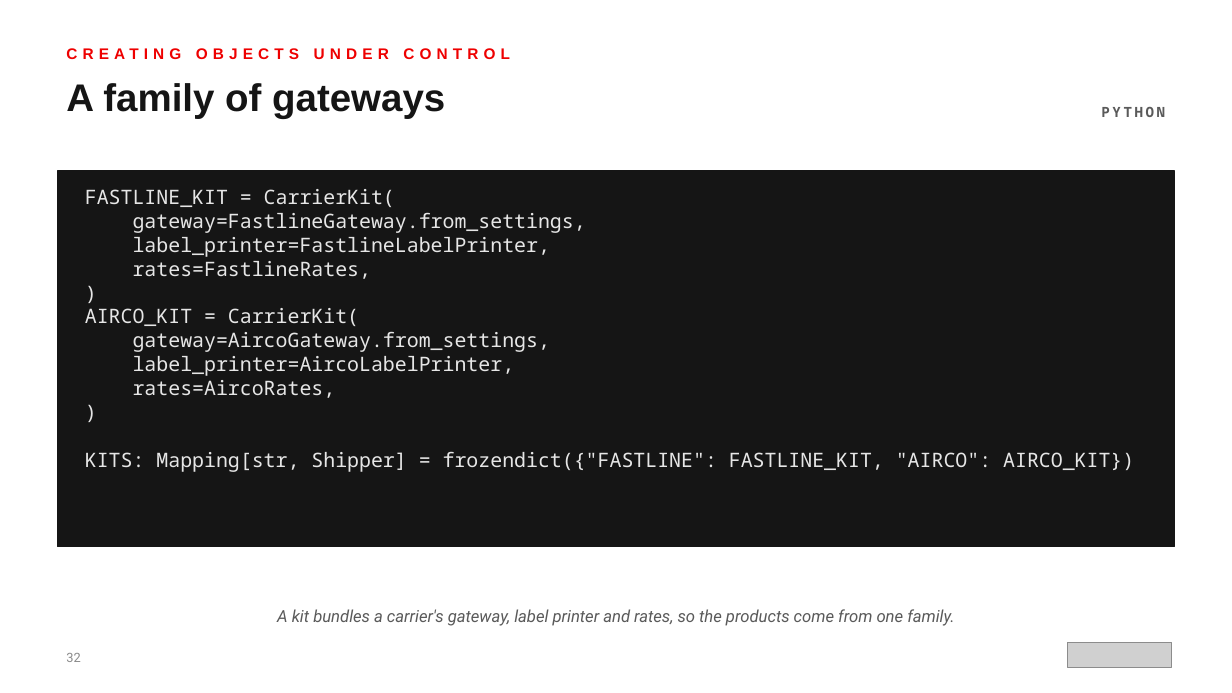
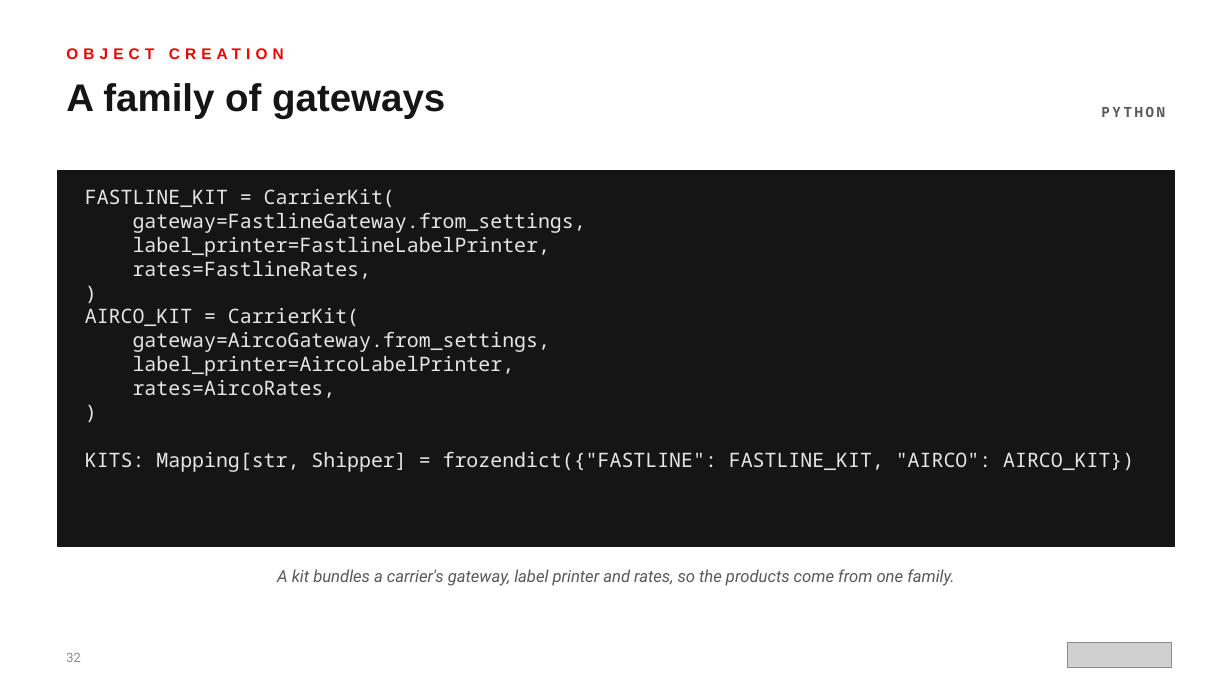
Before and after one commit to patterncatalyst/design-patterns-with-python, a slide deck: slide 32 of presentation/design-patterns-with-python-101-patterns-and-solid.pptx. Drawn at 1232x693 pixels with LibreOffice and Linux fonts; fonts in the diff are those of the drawing; grey boxes stand for pictures. Boxes give left, top, right and bottom in pixels: in the first picture for what was removed or moved away, otherwise in the second. Text is boxed around its words. In the diff, an @@ line names an element or a change of style, - is before the commit and + after.

```diff
--- a/presentation/design-patterns-with-python-101-patterns-and-solid.pptx
+++ b/presentation/design-patterns-with-python-101-patterns-and-solid.pptx
@@ text at (x1=66, y1=48, x2=284, y2=59): text changed @@
-CREATING OBJECTS UNDER CONTROL
+OBJECT CREATION
@@ text "A kit bundles a carrier's ..." moved from (x1=277, y1=609, x2=954, y2=626) to (x1=277, y1=569, x2=954, y2=586) @@
```
Also in this commit, not shown: 23 other slides changed, 5 other files.
